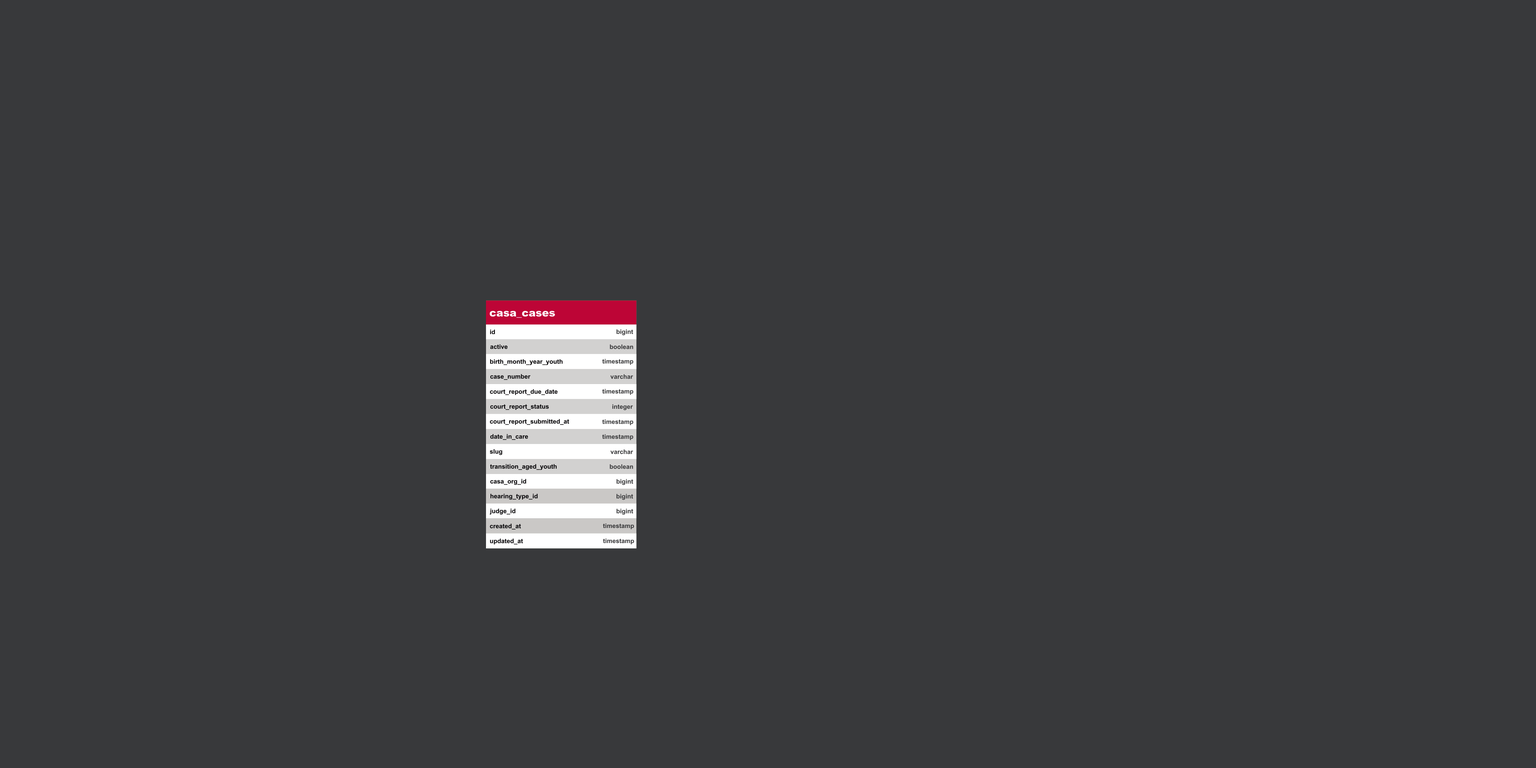
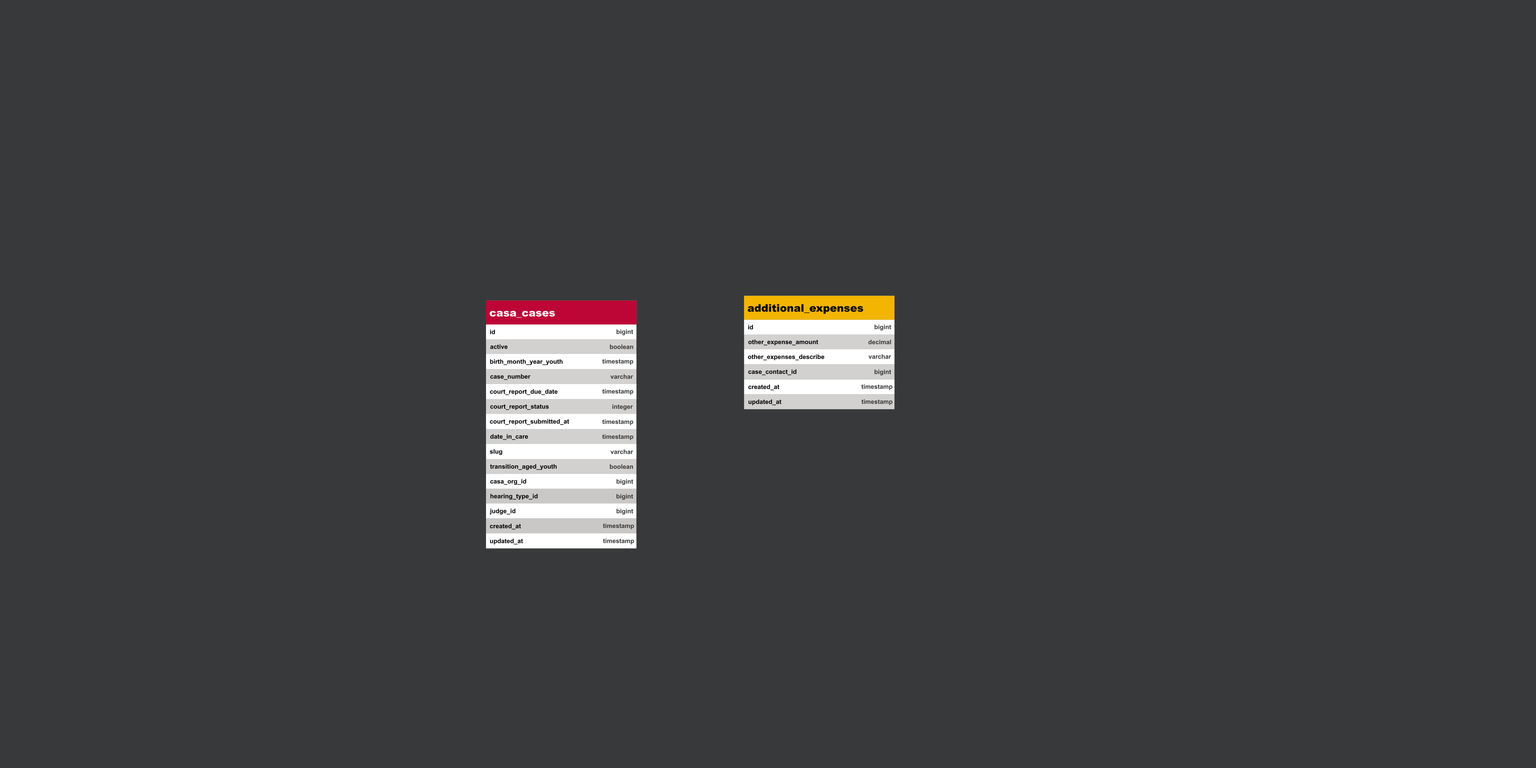
The second 1536 × 768 image is a revision of the first. Changes to its layers:
pixels changed over (493, 295, 895, 543) (layer not identified)
